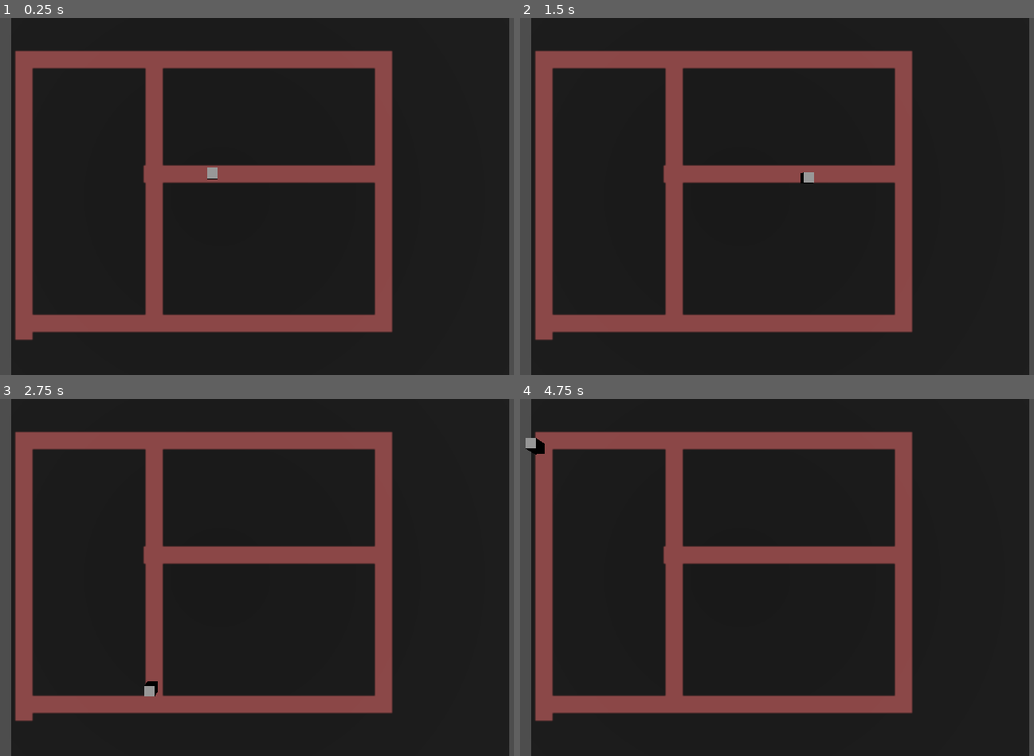
Above: before the commit, frames 1-4 (two rows, left to right).
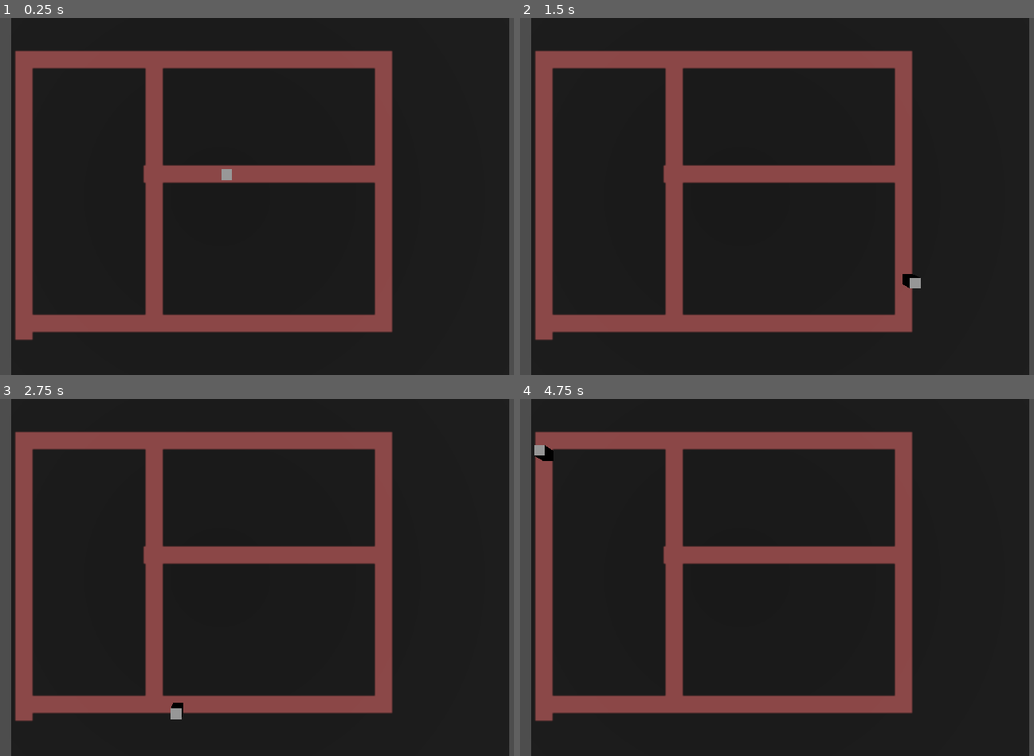
Above: after the commit, the same moments.

Repository: Frejbo/ATC-tower
Game: Godot game, scene res://airport.tscn
The game is run twice, just before and just after one commit, with the same random seed, the same clock (stepped at 60 frames per second) and the same inputs.
Inputs:
- Up to frame 1 (0.25 s): no input
- Up to frame 2 (1.5 s): no input
- Up to frame 3 (2.75 s): no input
- Up to frame 4 (4.75 s): no input

The runs differ from the first frame. In frame 1, 0.1% of the frame differs, in the area x 40-46%, y 41-46%; in frame 2, 0.2%; in frame 3, 0.2%; in frame 4, 0.2%, in the area x 1-7%, y 10-18%.

Commit message:
Taxiway transitions

Diff:
--- a/game/aircraftMover.gd
+++ b/game/aircraftMover.gd
@@ -12,7 +12,7 @@
 func _ready():
 	$Path3D/RemoteTransform3D.remote_path = body.get_path()
 
-	var pos = body.global_position
+	#var pos = body.global_position
 	for taxiway_name in route:
 		var taxiway_curve : Curve3D = Game.taxiways.get_node(taxiway_name).curve
 
--- a/game/airport.tscn
+++ b/game/airport.tscn
@@ -1,10 +1,9 @@
-[gd_scene load_steps=15 format=3 uid="uid://bbdfih0weqhie"]
+[gd_scene load_steps=12 format=3 uid="uid://bbdfih0weqhie"]
 
 [ext_resource type="Texture2D" uid="uid://cfrwgslp3pgbs" path="res://airport overview.png" id="1_yjken"]
 [ext_resource type="Script" path="res://taxiway_node.gd" id="2_0itsb"]
 [ext_resource type="Texture2D" uid="uid://bfivfsj02ngju" path="res://Sprite-0001.png" id="2_1yv5v"]
 [ext_resource type="Script" path="res://taxiways.gd" id="3_hn8jm"]
-[ext_resource type="Script" path="res://taxiway_connector.gd" id="4_vq1xj"]
 [ext_resource type="PackedScene" uid="uid://dooe7wxlpdhd5" path="res://aircraft.tscn" id="5_72elt"]
 
 [sub_resource type="StandardMaterial3D" id="StandardMaterial3D_6kjol"]
@@ -16,42 +15,31 @@
 
 [sub_resource type="Curve3D" id="Curve3D_jnqia"]
 _data = {
-"points": PackedVector3Array(0, 0, 0, 0, 0, 0, -9.43659, 0, -6.47857, 0, 0, 0, 0, 0, 0, 11.3369, 0, -6.51527),
+"points": PackedVector3Array(0, 0, 0, 0, 0, 0, -8.04999, 0, -6.35525, 0, 0, 0, 0, 0, 0, 10.5238, 0, -6.35525),
 "tilts": PackedFloat32Array(0, 0)
 }
 point_count = 2
 
-[sub_resource type="Resource" id="Resource_p4660"]
-script = ExtResource("4_vq1xj")
-point_idx = 0
-
 [sub_resource type="Curve3D" id="Curve3D_mhxgj"]
 _data = {
-"points": PackedVector3Array(0, 0, 0, 0, 0, 0, -10.6845, 0, -5.4142, 0, 0, 0, 0, 0, 0, -10.6478, 0, 7.39489),
-"tilts": PackedFloat32Array(0, 0)
+"points": PackedVector3Array(0, 0, 0, 0, 0, 0, 12.5724, 0, -4.36464, 0.670497, 0, -0.770047, -0.670497, 0, 0.770047, 12.3674, 0, 8.35426, 0, 0, 0, 0, 0, 0, -9.24444, 0, 8.57543, 0, 0, 0, 0, 0, 0, -12.4621, 0, 8.61112, 0.755188, 0, 0.881056, -0.755188, 0, -0.881056, -23.0215, 0, 7.96015, 0, 0, 0, 0, 0, 0, -23.721, 0, -16.304),
+"tilts": PackedFloat32Array(0, 0, 0, 0, 0, 0)
 }
-point_count = 2
+point_count = 6
 
-[sub_resource type="Curve3D" id="Curve3D_45wuo"]
+[sub_resource type="Curve3D" id="Curve3D_6cqcx"]
 _data = {
-"points": PackedVector3Array(0, 0, 0, 0, 0, 0, -12.0194, 0, 8.57139, 0, 0, 0, 0, 0, 0, -23.7475, 0, 8.57604, 0, 0, 0, 0, 0, 0, -23.6975, 0, -16.9398),
-"tilts": PackedFloat32Array(0, 0, 0)
+"points": PackedVector3Array(0, 0, 0, 0, 0, 0, -10.6181, 0, -15.672, 0, 0, 0, 0, 0, 0, -10.6521, 0, -8.1104, 0, 0, 0, 0, 0, 0, -10.6093, 0, -4.81406, 0, 0, 0, 0, 0, 0, -10.6949, 0, 6.48767),
+"tilts": PackedFloat32Array(0, 0, 0, 0)
 }
-point_count = 3
-
-[sub_resource type="Curve3D" id="Curve3D_ll70r"]
-_data = {
-"points": PackedVector3Array(0, 0, 0, 0, 0, 0, -10.7579, 0, -17.1956, 0, 0, 0, 0, 0, 0, -10.6845, 0, -7.65304),
-"tilts": PackedFloat32Array(0, 0)
-}
-point_count = 2
+point_count = 4
 
 [sub_resource type="Curve3D" id="Curve3D_fkuea"]
 _data = {
-"points": PackedVector3Array(0, 0, 0, 0, 0, 0, -22.9798, 0, -18.26, 0, 0, 0, 0, 0, 0, 11.4103, 0, -18.1866),
-"tilts": PackedFloat32Array(0, 0)
+"points": PackedVector3Array(0, 0, 0, 0, 0, 0, -22.4795, 0, -18.1021, 0, 0, 0, 0, 0, 0, -12.3765, 0, -17.8024, 0, 0, 0, 0, 0, 0, -9.55106, 0, -17.5883, 0, 0, 0, 0, 0, 0, 12.5291, 0, -18.2694, 0, 0, 0, 0, 0, 0, 12.658, 0, -7.14726),
+"tilts": PackedFloat32Array(0, 0, 0, 0, 0)
 }
-point_count = 2
+point_count = 5
 
 [node name="airport" type="Node3D"]
 
@@ -72,31 +60,28 @@
 curve = SubResource("Curve3D_jnqia")
 script = ExtResource("2_0itsb")
 taxiway_name = "A"
-connections = Array[ExtResource("4_vq1xj")]([SubResource("Resource_p4660")])
+connection_sizes = Array[float]([2.0, 2.0])
 polygon_shape = PackedVector2Array(-0.1, -0.1, 0.1, -0.1, 0.1, 0.1, -0.1, 0.1)
 
 [node name="B" type="Path3D" parent="taxiways"]
 curve = SubResource("Curve3D_mhxgj")
 script = ExtResource("2_0itsb")
 taxiway_name = "B"
+connection_sizes = Array[float]([2.0, 2.0, 2.0, 2.0, 2.0, 2.0])
 polygon_shape = PackedVector2Array(-0.1, -0.1, 0.1, -0.1, 0.1, 0.1, -0.1, 0.1)
 
 [node name="C" type="Path3D" parent="taxiways"]
-curve = SubResource("Curve3D_45wuo")
+curve = SubResource("Curve3D_6cqcx")
 script = ExtResource("2_0itsb")
 taxiway_name = "C"
-polygon_shape = PackedVector2Array(-0.1, -0.1, 0.1, -0.1, 0.1, 0.1, -0.1, 0.1)
-
-[node name="D" type="Path3D" parent="taxiways"]
-curve = SubResource("Curve3D_ll70r")
-script = ExtResource("2_0itsb")
-taxiway_name = "D"
+connection_sizes = Array[float]([2.0, 2.0, 2.0, 2.0])
 polygon_shape = PackedVector2Array(-0.1, -0.1, 0.1, -0.1, 0.1, 0.1, -0.1, 0.1)
 
 [node name="E" type="Path3D" parent="taxiways"]
 curve = SubResource("Curve3D_fkuea")
 script = ExtResource("2_0itsb")
 taxiway_name = "E"
+connection_sizes = Array[float]([2.0, 2.0, 2.0, 2.0, 2.0])
 polygon_shape = PackedVector2Array(-0.1, -0.1, 0.1, -0.1, 0.1, 0.1, -0.1, 0.1)
 
 [node name="aircraft" parent="." instance=ExtResource("5_72elt")]
--- a/game/taxiway.tscn
+++ b/game/taxiway.tscn
@@ -1,55 +1,23 @@
-[gd_scene load_steps=14 format=3 uid="uid://bcmktaqog5tb6"]
+[gd_scene load_steps=5 format=3 uid="uid://bcmktaqog5tb6"]
 
 [ext_resource type="Script" path="res://taxiway_node.gd" id="1_0gnd1"]
 
 [sub_resource type="Curve3D" id="Curve3D_ra0vl"]
-_data = {
-"points": PackedVector3Array(0, 0, 0, 0, 0, 0, 9.09426, 0, 15.5018, 0, 0, 0, 0, 0, 0, 4.88805, 0, 12.19, 0, 0, 0, 0, 0, 0, 10.39, 0, -34.7329, 0, 0, 0, 0, 0, 0, 14.3205, 0, -25.2094, 0, 0, 0, 0, 0, 0, 27.241, 0, -23.4442, 0, 0, 0, 0, 0, 0, 27.5959, 0, 7.78513, 0, 0, 0, 0, 0, 0, 21.5145, 0, 36.2295, 0, 0, 0, 0, 0, 0, 33.2583, 0, -10.7803, 0, 0, 0, 0, 0, 0, 13.3792, 0, 25.447, 0, 0, 0, 0, 0, 0, 22.0396, 0, 37.2512, 0, 0, 0, 0, 0, 0, 54.2875, 0, -41.8105),
-"tilts": PackedFloat32Array(0, 0, 0, 0, 0, 0, 0, 0, 0, 0, 0)
-}
-point_count = 11
 
-[sub_resource type="SphereShape3D" id="SphereShape3D_ri08c"]
+[sub_resource type="SphereShape3D" id="SphereShape3D_4hx53"]
 radius = 2.0
 
-[sub_resource type="SphereShape3D" id="SphereShape3D_jhhtw"]
-radius = 2.0
-
-[sub_resource type="SphereShape3D" id="SphereShape3D_jwyp0"]
-radius = 2.0
-
-[sub_resource type="SphereShape3D" id="SphereShape3D_wvu0o"]
-radius = 2.69
-
-[sub_resource type="SphereShape3D" id="SphereShape3D_l726e"]
-radius = 3.825
-
-[sub_resource type="SphereShape3D" id="SphereShape3D_xlpoi"]
-radius = 3.365
-
-[sub_resource type="SphereShape3D" id="SphereShape3D_krhu8"]
-radius = 2.0
-
-[sub_resource type="SphereShape3D" id="SphereShape3D_a7a8o"]
-radius = 2.0
-
-[sub_resource type="SphereShape3D" id="SphereShape3D_nrcxt"]
-radius = 2.0
-
-[sub_resource type="SphereShape3D" id="SphereShape3D_hovkg"]
-radius = 2.0
-
-[sub_resource type="SphereShape3D" id="SphereShape3D_3r8na"]
+[sub_resource type="SphereShape3D" id="SphereShape3D_crsyw"]
 radius = 2.0
 
 [node name="taxiway" type="Path3D"]
 curve = SubResource("Curve3D_ra0vl")
 script = ExtResource("1_0gnd1")
-connection_sizes = Array[float]([2.0, 2.0, 2.0, 2.69, 3.825, 3.365, 2.0, 2.0, 2.0, 2.0, 2.0])
+connection_sizes = Array[float]([2.0, 2.0, 2.0])
 polygon_shape = PackedVector2Array(-0.2, -0.2, 0.2, -0.2, 0.2, 0.2, -0.2, 0.2)
 metadata/_edit_group_ = true
 
-[node name="@CSGPolygon3D@17464" type="CSGPolygon3D" parent="."]
+[node name="@CSGPolygon3D@101822" type="CSGPolygon3D" parent="."]
 transparency = 0.5
 polygon = PackedVector2Array(-0.2, -0.2, 0.2, -0.2, 0.2, 0.2, -0.2, 0.2)
 mode = 2
@@ -66,65 +34,11 @@
 [node name="0" type="Area3D" parent="."]
 transform = Transform3D(1, 0, 0, 0, 1, 0, 0, 0, 1, 9.09426, 0, 15.5018)
 
-[node name="@CollisionShape3D@18425" type="CollisionShape3D" parent="0"]
-shape = SubResource("SphereShape3D_ri08c")
+[node name="@CollisionShape3D@101824" type="CollisionShape3D" parent="0"]
+shape = SubResource("SphereShape3D_4hx53")
 
 [node name="1" type="Area3D" parent="."]
 transform = Transform3D(1, 0, 0, 0, 1, 0, 0, 0, 1, 4.88805, 0, 12.19)
 
-[node name="@CollisionShape3D@18427" type="CollisionShape3D" parent="1"]
-shape = SubResource("SphereShape3D_jhhtw")
-
-[node name="2" type="Area3D" parent="."]
-transform = Transform3D(1, 0, 0, 0, 1, 0, 0, 0, 1, 10.39, 0, -34.7329)
-
-[node name="@CollisionShape3D@18429" type="CollisionShape3D" parent="2"]
-shape = SubResource("SphereShape3D_jwyp0")
-
-[node name="3" type="Area3D" parent="."]
-transform = Transform3D(1, 0, 0, 0, 1, 0, 0, 0, 1, 14.3205, 0, -25.2094)
-
-[node name="@CollisionShape3D@18431" type="CollisionShape3D" parent="3"]
-shape = SubResource("SphereShape3D_wvu0o")
-
-[node name="4" type="Area3D" parent="."]
-transform = Transform3D(1, 0, 0, 0, 1, 0, 0, 0, 1, 27.241, 0, -23.4442)
-
-[node name="@CollisionShape3D@20221" type="CollisionShape3D" parent="4"]
-shape = SubResource("SphereShape3D_l726e")
-
-[node name="5" type="Area3D" parent="."]
-transform = Transform3D(1, 0, 0, 0, 1, 0, 0, 0, 1, 27.5959, 0, 7.78513)
-
-[node name="@CollisionShape3D@20223" type="CollisionShape3D" parent="5"]
-shape = SubResource("SphereShape3D_xlpoi")
-
-[node name="6" type="Area3D" parent="."]
-transform = Transform3D(1, 0, 0, 0, 1, 0, 0, 0, 1, 21.5145, 0, 36.2295)
-
-[node name="@CollisionShape3D@20286" type="CollisionShape3D" parent="6"]
-shape = SubResource("SphereShape3D_krhu8")
-
-[node name="7" type="Area3D" parent="."]
-transform = Transform3D(1, 0, 0, 0, 1, 0, 0, 0, 1, 33.2583, 0, -10.7803)
-
-[node name="@CollisionShape3D@20288" type="CollisionShape3D" parent="7"]
-shape = SubResource("SphereShape3D_a7a8o")
-
-[node name="8" type="Area3D" parent="."]
-transform = Transform3D(1, 0, 0, 0, 1, 0, 0, 0, 1, 13.3792, 0, 25.447)
-
-[node name="@CollisionShape3D@20295" type="CollisionShape3D" parent="8"]
-shape = SubResource("SphereShape3D_nrcxt")
-
-[node name="9" type="Area3D" parent="."]
-transform = Transform3D(1, 0, 0, 0, 1, 0, 0, 0, 1, 22.0396, 0, 37.2512)
-
-[node name="@CollisionShape3D@20297" type="CollisionShape3D" parent="9"]
-shape = SubResource("SphereShape3D_hovkg")
-
-[node name="10" type="Area3D" parent="."]
-transform = Transform3D(1, 0, 0, 0, 1, 0, 0, 0, 1, 54.2875, 0, -41.8105)
-
-[node name="@CollisionShape3D@20299" type="CollisionShape3D" parent="10"]
-shape = SubResource("SphereShape3D_3r8na")
+[node name="@CollisionShape3D@101826" type="CollisionShape3D" parent="1"]
+shape = SubResource("SphereShape3D_crsyw")
--- a/game/taxiway_node.gd
+++ b/game/taxiway_node.gd
@@ -3,7 +3,7 @@
 
 class_name taxiway
 
-@export var taxiway_name: String :
+@export var taxiway_name : String:
 	set(text):
 		if text == "":
 			name = "taxiway"
@@ -30,6 +30,7 @@
 @export var polygon_shape : PackedVector2Array = [Vector2(-width, -width), Vector2(width, -width), Vector2(width, width), Vector2(-width, width)]
 
 var csg_debug_shape : CSGPolygon3D
+var ignore_areas : bool = false
 
 func _ready() -> void:
 	curve_changed.connect(_on_curve_changed)
@@ -44,6 +45,17 @@
 			var point = curve.get_point_position(i)
 			if point.y != 0:
 				curve.set_point_position(i, Vector3(point.x, 0, point.z))
+
+			var point_in = curve.get_point_in(i)
+			if point_in.y != 0:
+				curve.set_point_in(i, Vector3(point_in.x, 0, point_in.z))
+
+			var point_out = curve.get_point_out(i)
+			if point_out.y  != 0:
+				curve.set_point_out(i, Vector3(point_out.x, 0, point_out.z))
+
+			if curve.get_point_tilt(i) != 0:
+				curve.set_point_tilt(i, 0)
 
 	update_areas()
 
@@ -66,8 +78,16 @@
 		#return
 		csg_debug_shape.path_node = ".."
 
-func create_area(pos, area_name : String) -> Area3D:
+	update_areas()
+	for i in range(2): # wait 2 physics frames to make sure areas has detected each other. (1 don't work)
+		await get_tree().physics_frame
+	connect_to_nearby()
+
+func create_area(pos : Vector3, area_name : String) -> Area3D:
+	if ignore_areas: return
+
 	var area := Area3D.new()
+	area.position = pos
 	add_child(area)
 	area.owner = self
 	area.name = area_name
@@ -81,6 +101,9 @@
 	coll.shape = shape
 	area.add_child(coll)
 	coll.owner = self
+
+	area.area_shape_exited.connect(_area_exited)
+
 	return area
 
 
@@ -110,6 +133,8 @@
 		# Point on curve exists but area wasn't found. Add area.
 		create_area(curve.get_point_position(point), str(point))
 		connection_sizes.append(default_connection_size)
+
+	connect_to_nearby()
 
 	# set areas export array so we can change size
 	var area_count := 0
@@ -128,3 +153,57 @@
 	for i in curve.point_count:
 		points.append(curve.get_point_position(i-1))
 	return points
+
+func _area_exited(_a, _b, _c, _d) -> void:
+	connect_to_nearby()
+
+func connect_to_nearby(exclude_taxiways : Array[taxiway] = []) -> void:
+	# Check all areas on this taxiway
+	var valid_transitioning_taxiways : Array[taxiway]
+	var areas_to_check : Array[Area3D]
+	for node in get_children():
+		if node is Area3D:
+			areas_to_check.append(node)
+
+	for area in areas_to_check:
+		# Get overlapping areas, excluding areas belonging to this taxiway
+		var overlapping_areas : Array[Area3D] = area.get_overlapping_areas()
+		for overlapping in overlapping_areas:
+			if overlapping.owner == self:
+				overlapping_areas.erase(overlapping)
+
+		# If no overlapping areas, continue and check next area on this taxiway
+		if not overlapping_areas: continue
+
+		# Create segway path which goes between this and all target taxiways.
+		for target_area in overlapping_areas:
+			# Create a curve for the transition
+			var transition_curve := Curve3D.new()
+			transition_curve.add_point(area.position)
+			transition_curve.add_point(target_area.position)
+			# define a name for the transition
+			var transition_name = name+"-"+target_area.get_parent().name
+
+
+			var transition_taxiway := taxiway.new()
+			# Check if transition taxiway already exists, in that case move it and don't create a new.
+			if has_node(transition_name):
+				transition_taxiway = get_node(transition_name)
+			else:
+				transition_taxiway.name = transition_name
+				transition_taxiway.ignore_areas = true
+				add_child(transition_taxiway)
+				transition_taxiway.owner = self
+			transition_taxiway.curve = transition_curve
+			valid_transitioning_taxiways.append(transition_taxiway)
+
+			# Update the other taxiway as well
+			if target_area.get_parent() in exclude_taxiways: continue
+			exclude_taxiways.append(self)
+			target_area.get_parent().connect_to_nearby(exclude_taxiways)
+
+	# Check for taxiways which is not in the valid_transitioning_taxiways list and remove them
+	for transition_taxiway in get_children():
+		if not transition_taxiway is taxiway: continue
+		if valid_transitioning_taxiways.has(transition_taxiway): continue
+		transition_taxiway.queue_free()
--- a/game/test scene.tscn
+++ b/game/test scene.tscn
@@ -4,10 +4,10 @@
 
 [sub_resource type="Curve3D" id="Curve3D_m88jh"]
 _data = {
-"points": PackedVector3Array(0, 0, 0, 0, 0, 0, -1.21546, 0, 0.0405155, 0, 0, 0, 0, 0, 0, 2.17047, 0, 0.243092, 0, 0, 0, 0, 0, 0, 1.97432, 0, 2.41167, 0, 0, 0, 0, 0, 0, 0, 0, 2.699, 0, 0, 0, 0, 0, 0, 0, 0, 1.956, 0, 0, 0, 0, 0, 0, 0, 0, 1.21),
-"tilts": PackedFloat32Array(0, 0, 0, 0, 0, 0)
+"points": PackedVector3Array(0, 0, 0, 0, 0, 0, -0.990815, 0, 0, 0, 0, 0, 0, 0, 0, 1.02496, 0, 0, 0, 0, 0, 0, 0, 0, 1.99733, 0, -0.983945, 0, 0, 0, 0, 0, 0, 1.9981, 0, -2.96621, 0, 0, 0, 0, 0, 0, 3.4621, 0, -2.34513, 0, 0, 0, 0, 0, 0, 3.31161, 0, -1.52904, 0, 0, 0, 0, 0, 0, 3.79201, 0, -0.585608, 0, 0, 0, 0, 0, 0, 3.51419, 0, 0.0105475, 0, 0, 0, 0, 0, 0, 2.00918, 0, 0, -1, 0, 0, 0, 0, 0, 3.00918, 0, 1, 0, 0, 0, 0, 0, 0, 4.00918, 0, 1),
+"tilts": PackedFloat32Array(0, 0, 0, 0, 0, 0, 0, 0, 0, 0, 0)
 }
-point_count = 6
+point_count = 11
 
 [node name="Node3D" type="Node3D"]
 script = ExtResource("1_nwqq6")
